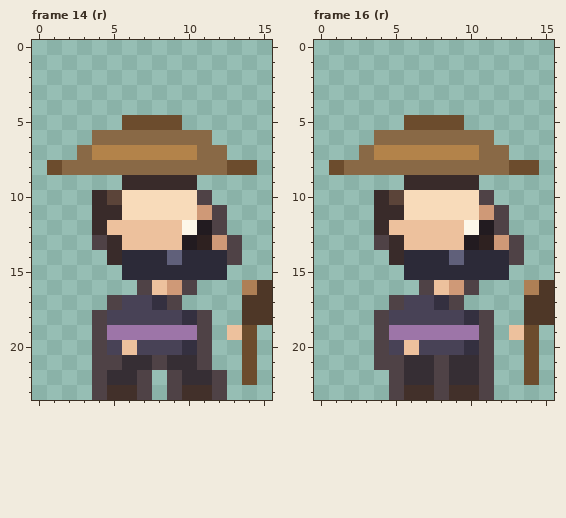
Pixel-art file, stored at ArtReview/C1-Walk/bandit.aseprite. Above: the version before the commit.
16x24 pixels, 16 frames. Shown: frame 14 (r), frame 16 (r). The commit also changed other frames, which this record leaves out.
After:
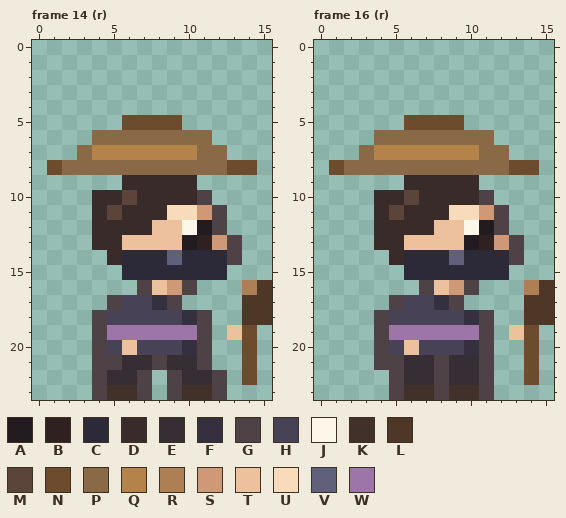
Palette (. is transparent): A #221b20  B #2e2120  C #2c2a38  D #392b2a  E #362e34  F #343040  G #4f4246  H #484256  J #fdf7e9  K #42302a  L #4e3727  M #5b4439  N #6c4c2d  P #896946  Q #b3834a  R #ae7f55  S #cf9977  T #edc19d  U #f8dbba  V #60607a  W #9d75a8
Change:
--- frame 14 (r)
@@ x 2..12 @@
  9 ....DDDDD..
-10 ..DMUUUUUG.
-11 ..DDUUUUUSG
-12 ..DTTTTTJAG
-13 ..GDTTTTABS
+10 ..DDMDDDDG.
+11 ..DMDDDUUSG
+12 ..DDDDTTJAG
+13 ..DDTTTTABS
 14 ...DCCCVCCC
--- frame 16 (r): the same change as frame 14 (r)
Changed places in both pictures, as pixel boxes (x1, y1, x2, y2):
changed: (92, 190, 197, 250)
changed: (374, 190, 479, 250)
